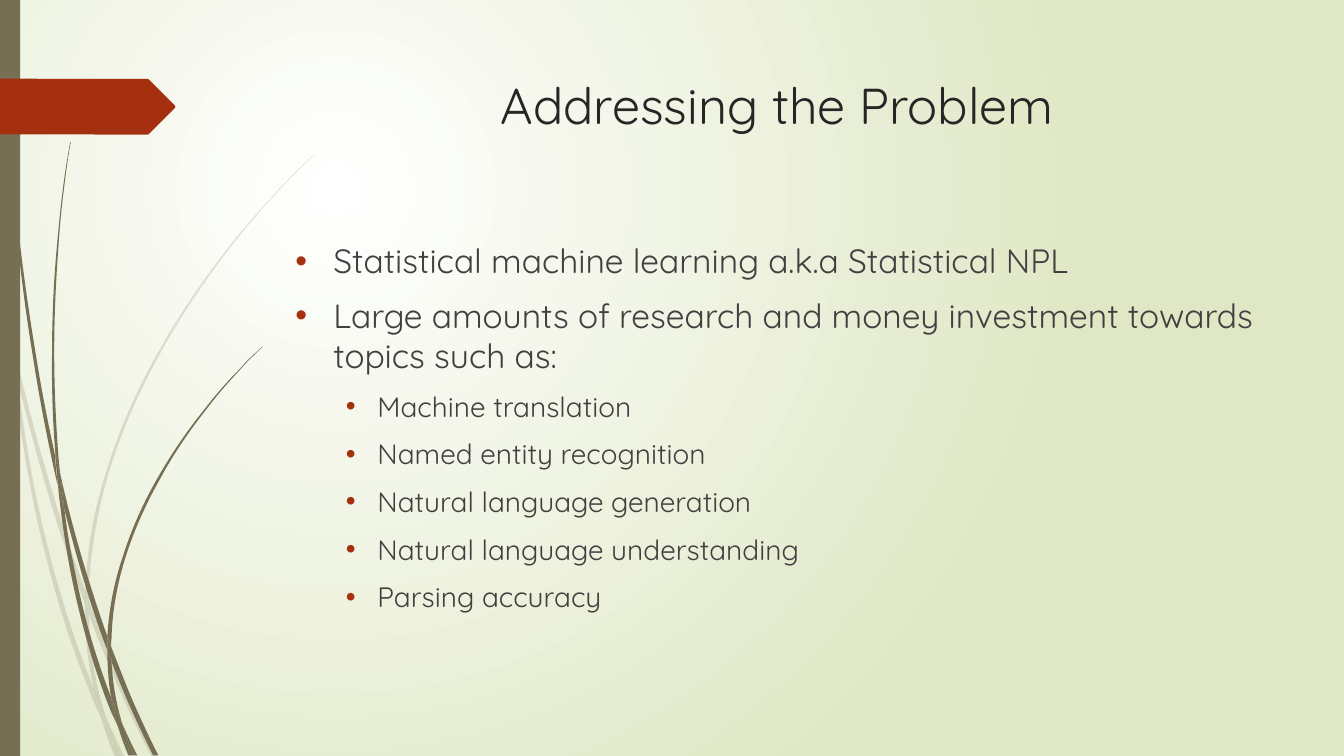
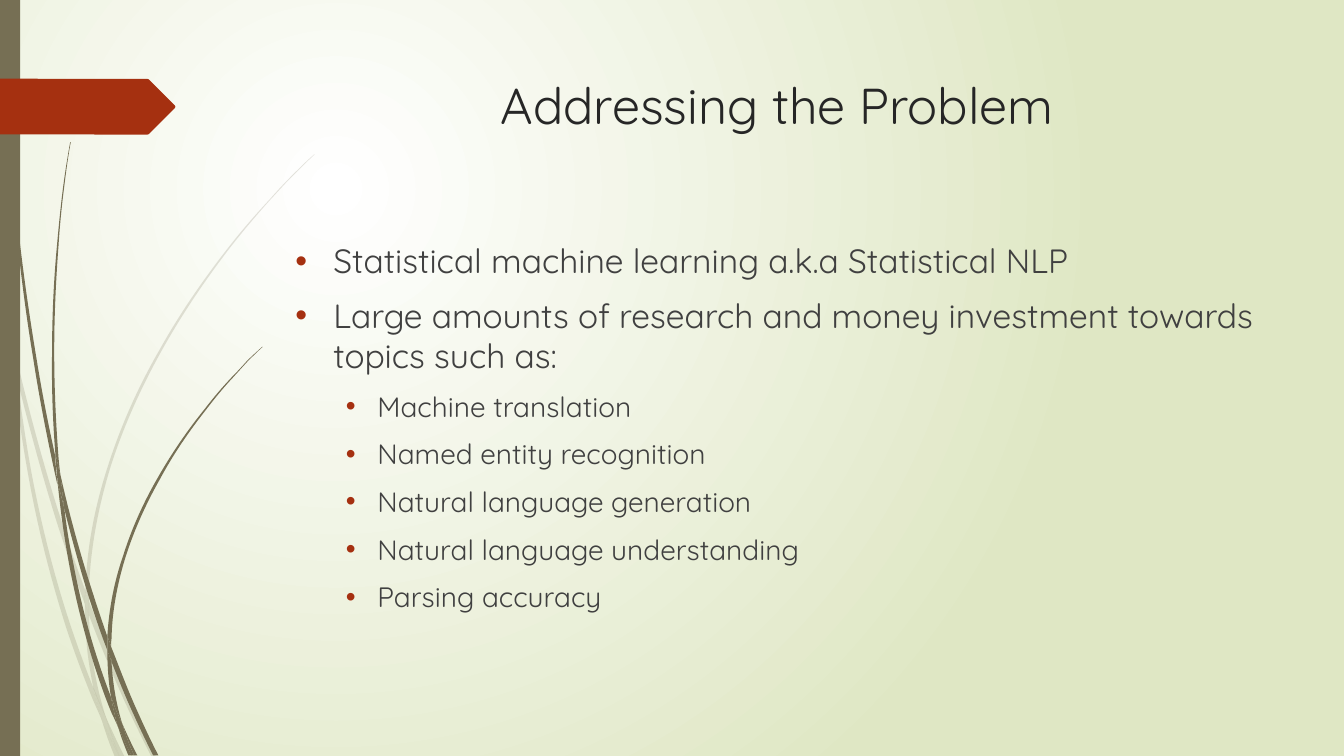
Before and after one commit to tglasser15/NLP_AI, a slide deck: slide 8 of Natural Language Processing.pptx. Drawn at 1344x756 pixels with LibreOffice and Linux fonts; fonts in the diff are those of the drawing. Boxes give left, top, right and bottom in pixels: in the first picture for what was removed or moved away, otherwise in the second. Text is boxed around its words. In the diff, an @@ line names an element or a change of style, - is before the commit and + after.

Commit message:
commit presentation

```diff
--- a/Natural Language Processing.pptx
+++ b/Natural Language Processing.pptx
@@ text at (333,248,1068,280): text changed @@
-• Statistical machine learning a.k.a Statistical NPL
+• Statistical machine learning a.k.a Statistical NLP
```
Also in this commit, not shown: 4 other slides changed, 1 other file.
